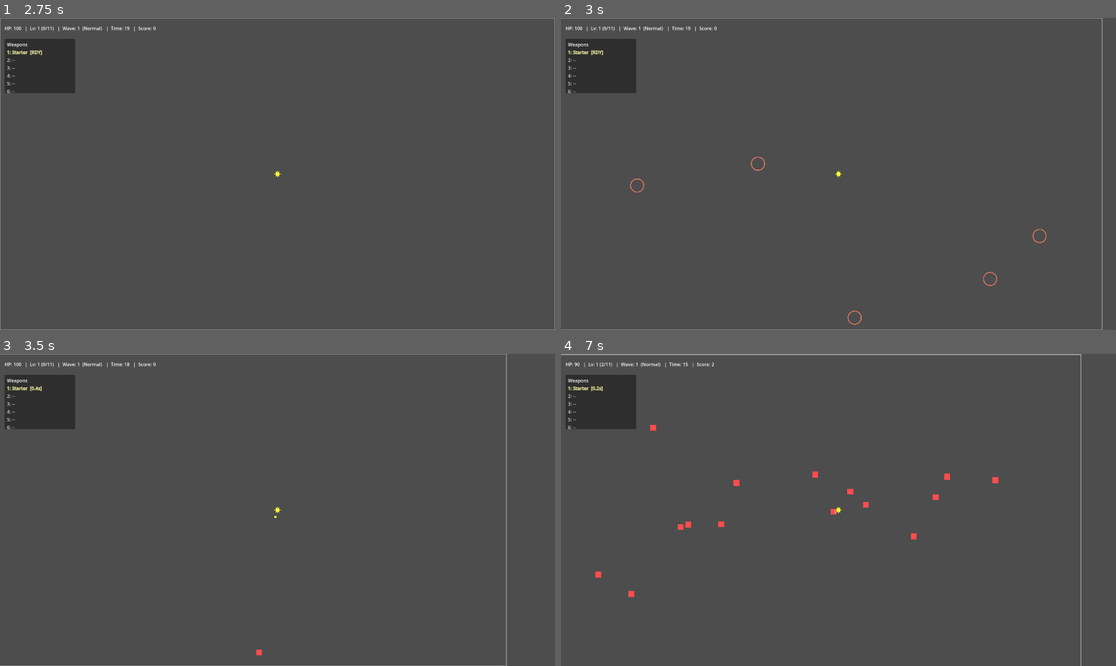
Above: before the commit, frames 1-4 (two rows, left to right).
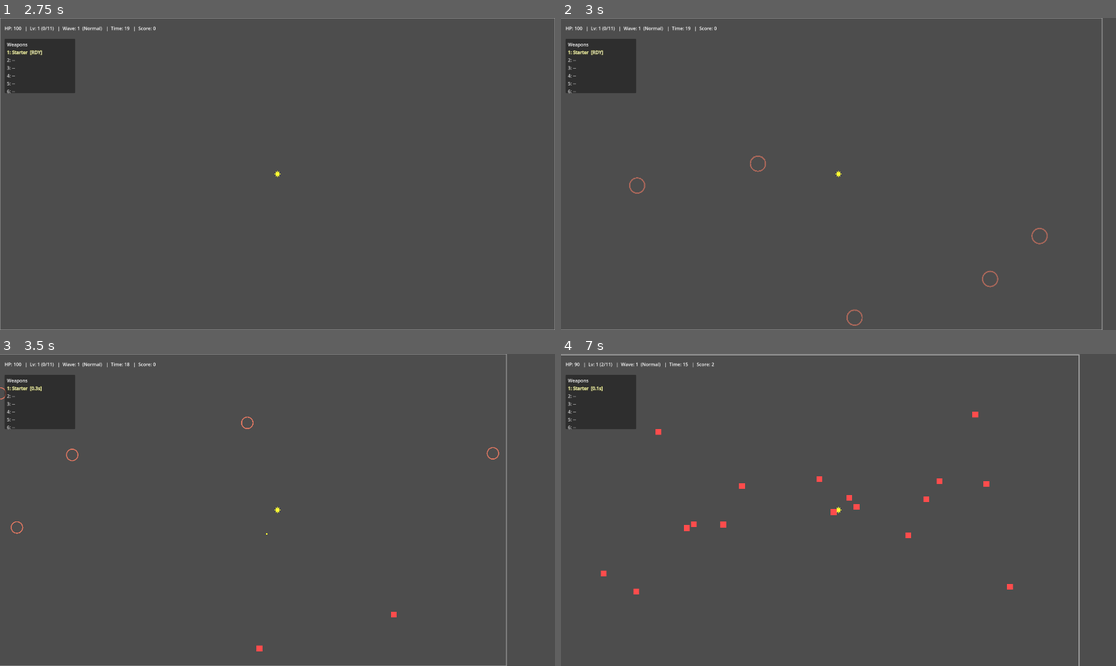
Above: after the commit, the same moments.

Repository: Deitox/Dexcoto
Game: Godot game, scene res://scenes/Main.tscn
Two runs of this game, one before a commit and one after it. Both use one fixed random seed, a clock stepped at 60 frames per second and the inputs below.
Inputs (mouse positions are in pixels of both pictures, inside the frame that each line leads up to):
- Up to frame 1 (2.75 s): click "Normal" at 0.5 s; click "Normal" at 1.25 s; click "Starter" at 2 s
- Up to frame 2 (3 s): tap Enter at 2.75 s; move the mouse to (960, 158) at 2.77 s; hold Right (ui_right) from 2.78 s (still down); click (960, 158) at 2.92 s
- Up to frame 3 (3.5 s): keep holding Right (ui_right)
- Up to frame 4 (7 s): move the mouse to (727, 525) at 3.52 s; release Right (ui_right) at 3.53 s; hold Down (ui_down) 3.53-4.28 s; move the mouse to (894, 441) at 4.27 s; hold Right (ui_right) 4.28-5.03 s; move the mouse to (810, 572) at 5.02 s; hold Up (ui_up) 5.03-5.78 s; click (810, 572) at 5.17 s; move the mouse to (1005, 556) at 5.77 s; hold Left (ui_left) from 5.78 s (still down); move the mouse to (672, 463) at 6.52 s

Frame 1 is identical in both runs. In frame 2, 0.3% of the frame differs, in the area x 12-88%, y 44-99%; in frame 3, 0.2%; in frame 4, 1.4%, in the area x 0-94%, y 0-100%.

Commit message:
Increased difficulty

Diff:
--- a/scripts/main.gd
+++ b/scripts/main.gd
@@ -79,9 +79,9 @@
 # HUD highlight map for weapon changes while in shop
 var _hud_highlight: Dictionary = {}
 
-# Performance caps
-const SOFT_CAP_ENEMIES: int = 40
-const MAX_ENEMIES: int = 60
+# Performance caps (raised for higher density)
+const SOFT_CAP_ENEMIES: int = 80
+const MAX_ENEMIES: int = 150
 
 # Spawn grouping and telegraphing
 const GROUP_BASE_DELAY: float = 0.6
@@ -294,9 +294,8 @@
 	var hard_cap := int(round(float(MAX_ENEMIES) * float(dp.get("cap_mult", 1.0)) * cap_scale))
 	var count := int(round(float(base_count) * float(dp.get("count_mult", 1.0))))
 
-	# Tier now increases every 2 waves for higher HP ramp, plus difficulty bonus
-	var tier := 1 + int(floor(max(0.0, float(wave - 1)) / 2.0)) + int(dp.get("tier_bonus", 0))
-	tier = max(1, tier)
+	# Compute tier with extra ramp from wave 7+
+	var tier := _tier_for_wave(wave, dp)
 
 	if enemies > soft_cap:
 		# reduce count and increase tier to keep pressure without clutter
@@ -335,9 +334,8 @@
 	var hard_cap := int(round(float(MAX_ENEMIES) * float(dp.get("cap_mult", 1.0)) * cap_scale))
 	var count := int(round(float(base_count) * float(dp.get("count_mult", 1.0))))
 
-	# Tier increases every 2 waves, plus difficulty bonus
-	var tier := 1 + int(floor(max(0.0, float(wave - 1)) / 2.0)) + int(dp.get("tier_bonus", 0))
-	tier = max(1, tier)
+	# Compute tier with extra ramp from wave 7+
+	var tier := _tier_for_wave(wave, dp)
 
 	if enemies > soft_cap:
 		var over := enemies - soft_cap
@@ -419,8 +417,17 @@
 
 # Scale enemy caps with wave to allow much larger late-wave counts.
 func _cap_scale_for_wave(w: int) -> float:
-	# Grows ~12% per wave, capped at 4x by default.
-	return min(4.0, 1.0 + 0.12 * float(max(0, w - 1)))
+	# Grows faster than before (~18%/wave), capped at 5x base caps.
+	return min(5.0, 1.0 + 0.18 * float(max(0, w - 1)))
+
+# Compute enemy tier from wave with an extra ramp starting at wave 7.
+func _tier_for_wave(w: int, dp: Dictionary) -> int:
+	var base := 1 + int(floor(max(0.0, float(w - 1)) / 2.0))
+	if w >= 7:
+		# From wave 7 onward, add another tier every 2 waves (double the speed).
+		base += int(floor(float(w - 6) / 2.0))
+	base += int(dp.get("tier_bonus", 0))
+	return max(1, base)
 
 
 func _random_spawn_position() -> Vector2:
@@ -974,10 +981,11 @@
 	_update_ui()
 	wave_timer.start()
 	# Faster spawn cadence baseline for stronger pressure, scaled by difficulty
-	var base_wait: float = max(0.20, 0.9 - float(wave) * 0.09)
+	# Start faster and ramp down more aggressively each wave.
+	var base_wait: float = max(0.10, 0.80 - float(wave) * 0.10)
 	var dp: Dictionary = _difficulty_params()
 	var cadence_mult: float = float(dp.get("cadence_mult", 1.0))
-	spawn_timer.wait_time = clamp(base_wait * cadence_mult, 0.12, 3.0)
+	spawn_timer.wait_time = clamp(base_wait * cadence_mult, 0.10, 3.0)
 	spawn_timer.start()
 	# Spawn a boss every 5th wave (5,10,15,...) once per wave
 	if wave % 5 == 0:
